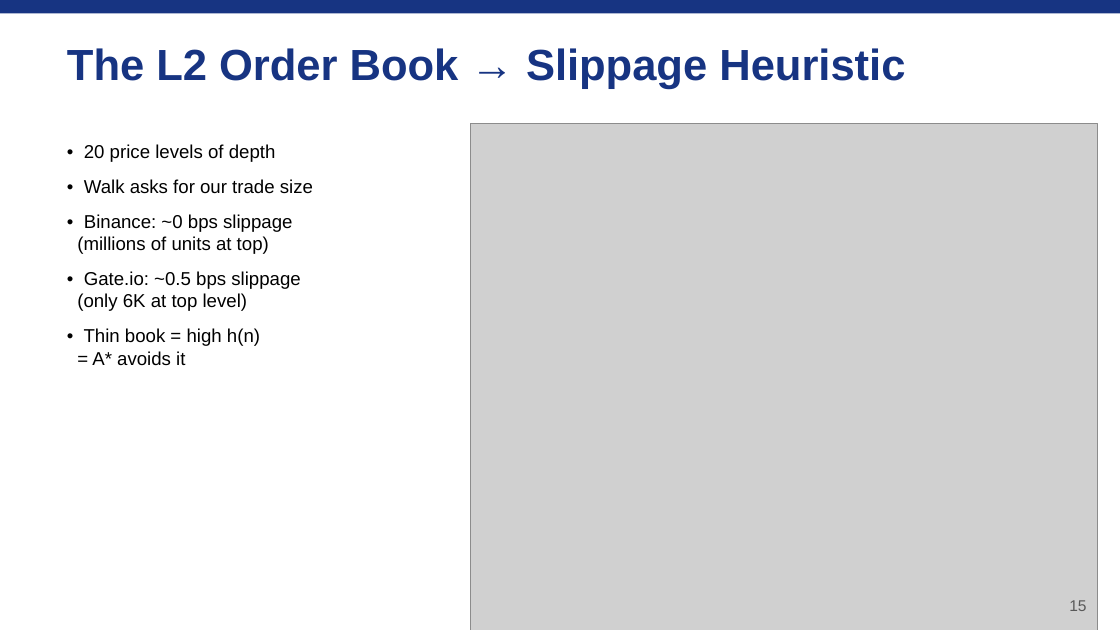
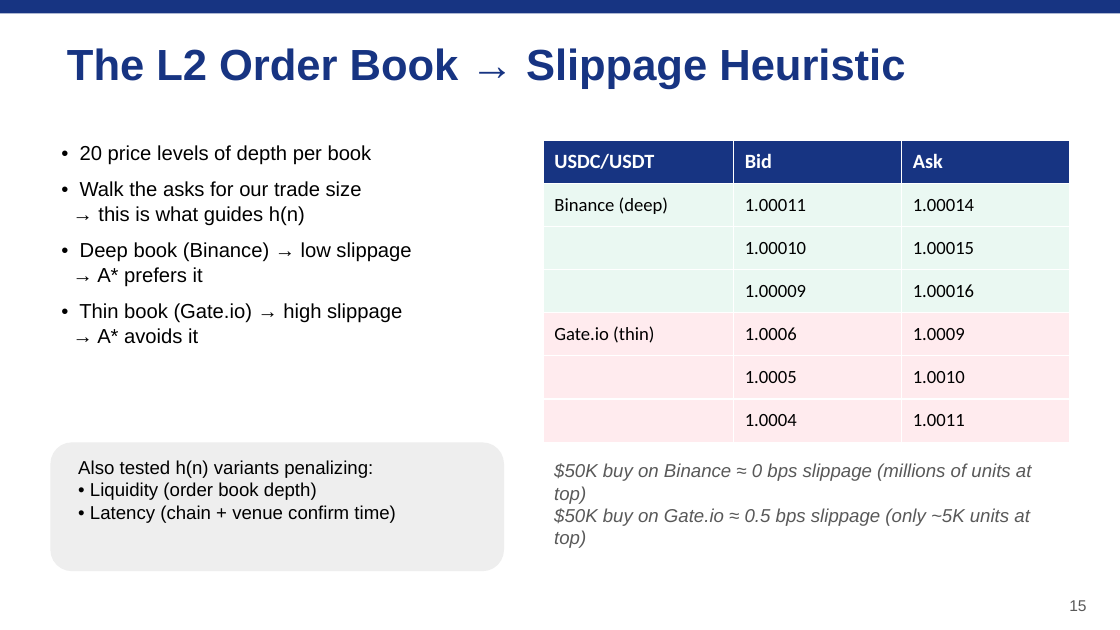
Before and after one commit to kevinl03/Stablecoin-CrossExchange-Arbitrage, a slide deck: slide 15 of astar_arbitrage_deck.pptx. Drawn at 1120x630 pixels with LibreOffice and Linux fonts; fonts in the diff are those of the drawing; grey boxes stand for pictures. Boxes give left, top, right and bottom in pixels: in the first picture for what was removed or moved away, otherwise in the second. Text is boxed around its words. In the diff, an @@ line names an element or a change of style, - is before the commit and + after.

```diff
--- a/astar_arbitrage_deck.pptx
+++ b/astar_arbitrage_deck.pptx
@@ text at <box>79,145,411,344</box>: text changed; size 12 to 13 pt @@
-• 20 price levels of depth
-• Walk asks for our trade size
-• Binance: ~0 bps slippage
-(millions of units at top)
-• Gate.io: ~0.5 bps slippage
-(only 6K at top level)
-• Thin book = high h(n)
-= A* avoids it
+• 20 price levels of depth per book
+• Walk the asks for our trade size
+→ this is what guides h(n)
+• Deep book (Binance) → low slippage
+→ A* prefers it
+• Thin book (Gate.io) → high slippage
+→ A* avoids it
@@ picture removed at <box>470,123,1098,630</box> @@
@@ table added at <box>543,140,1070,442</box>, 7 rows, 3 columns @@
+USDC/USDT | Bid | Ask
+Binance (deep) | 1.00011 | 1.00014
+ | 1.00010 | 1.00015
+ | 1.00009 | 1.00016
+Gate.io (thin) | 1.0006 | 1.0009
+ | 1.0005 | 1.0010
+ | 1.0004 | 1.0011
@@ rounded rectangle added at <box>50,442,504,571</box>, fill #EEEEEE @@
@@ text added at <box>78,460,395,523</box>, 12 pt, text #000000 @@
+Also tested h(n) variants penalizing:
+• Liquidity (order book depth)
+• Latency (chain + venue confirm time)
@@ text added at <box>554,463,1032,548</box>, 12 pt, text #595959, italic @@
+$50K buy on Binance ≈ 0 bps slippage (millions of units at top)
+$50K buy on Gate.io ≈ 0.5 bps slippage (only ~5K units at top)
```
Also in this commit, not shown: 1 other file.
